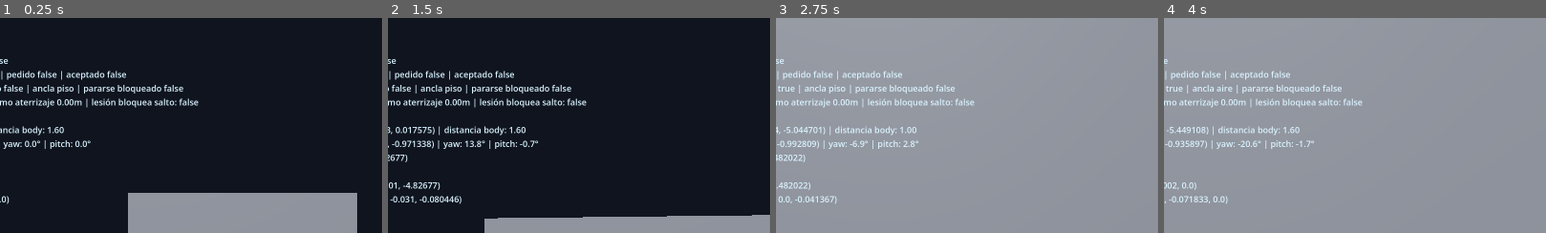
Above: before the commit, frames 1-4 (left to right).
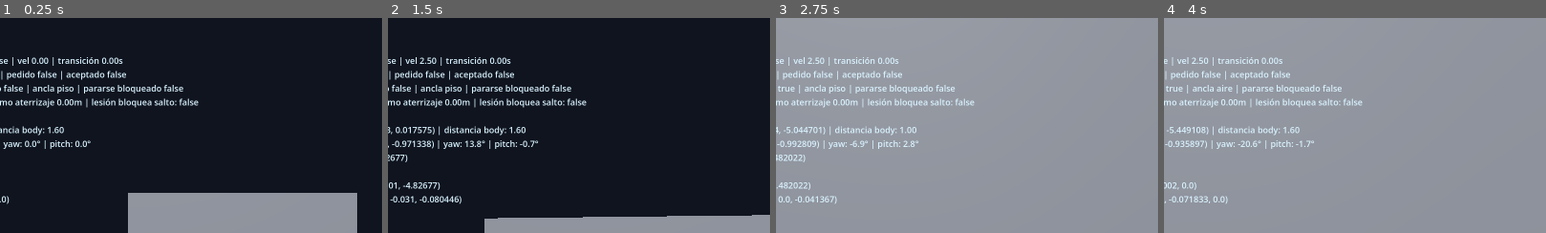
Above: after the commit, the same moments.

Repository: ElVerdulero2001/tun-tun-tun-sahur-el-juego-copia-de-Peripeteia-
Game: Godot game, scene res://scenes/test/v3_h0_lab.tscn
Two runs of this game, one before a commit and one after it. Both use one fixed random seed, a clock stepped at 60 frames per second and the inputs below. This scene is started directly instead of the project's main scene.
Inputs (mouse positions are % of the whole screen's width and height, from its top left):
- Up to frame 1 (0.25 s): no input
- Up to frame 2 (1.5 s): tap Enter at 0.5 s; move the mouse to (55, 50) at 0.52 s; hold Ctrl (crouch) 0.53-1.28 s; hold W (move_forward) from 0.53 s (still down); click (55, 50) at 0.67 s; tap Space (jump) at 0.77 s; move the mouse to (45, 50) at 1.27 s; tap Ctrl (crouch) at 1.35 s
- Up to frame 3 (2.75 s): keep holding W (move_forward); tap Space (jump) at 1.52 s; move the mouse to (52, 48) at 2.02 s; hold E (interactuar) from 2.03 s (still down); tap Ctrl (crouch) at 2.3 s
- Up to frame 4 (4 s): keep holding W (move_forward); move the mouse to (49, 52) at 2.77 s; release E (interactuar) at 2.78 s; tap R (rotar_item) at 2.85 s; click (49, 52) at 2.92 s; tap Space (jump) at 3.02, 3.77 s; tap Ctrl (crouch) at 3.05, 3.8 s; move the mouse to (57, 51) at 3.52 s; hold Shift (run) from 3.53 s (still down)
The pictures show only the part of the screen within x 18-68%, y 0-50%; the shares and areas given below are measured in that part.

The runs differ from the first frame. In frame 1, 0.4% of the frame differs, in the area x 3-33%, y 18-23%; in frame 2, 0.4%; in frame 3, 0.4%; in frame 4, 0.4%.

Commit message:
tune(parkour): smooth sprint transitions

Diff:
--- a/scenes/test/v3_h0_smoke_test.gd
+++ b/scenes/test/v3_h0_smoke_test.gd
@@ -50,7 +50,8 @@
 
 	Input.action_press("run")
 	Input.action_press("move_forward")
-	await physics_frame
+	for _frame in 13:
+		await physics_frame
 	assert(h0.last_sprint_active, "H0 lab: Shift debe activar sprint en piso")
 	assert(is_equal_approx(h0.last_desired_horizontal_velocity.length(), h0.sprint_speed), "H0 lab: sprint debe solicitar su velocidad propia")
 
--- a/scripts/player_v2/parkour_v3/h0_core.gd
+++ b/scripts/player_v2/parkour_v3/h0_core.gd
@@ -10,6 +10,7 @@
 @export var walk_speed := 5.0
 @export var crouch_speed := 2.5
 @export var sprint_speed := 8.0
+@export var sprint_transition_duration := 0.2
 @export var sprint_release_air_deceleration := 8.0
 @export var air_control_duration := 0.35
 
@@ -22,7 +23,12 @@
 var wants_crouched := false
 var last_crouch_requested := false
 var last_sprint_active := false
+var last_ground_speed_requested := 0.0
+var last_sprint_transition_remaining := 0.0
 var _was_on_floor := false
+var _ground_speed_transition_from := 0.0
+var _ground_speed_transition_target := -1.0
+var _ground_speed_transition_elapsed := 0.0
 
 
 func _physics_process(delta: float) -> void:
@@ -67,8 +73,7 @@
 		not is_on_floor or not (wants_crouched or is_physically_crouched))
 
 	if is_on_floor:
-		var ground_speed := crouch_speed if wants_crouched or is_physically_crouched else (
-			sprint_speed if last_sprint_active else walk_speed)
+		var ground_speed := _get_ground_speed(direction, wants_crouched or is_physically_crouched, delta)
 		last_desired_horizontal_velocity = direction * ground_speed
 	elif last_air_control_remaining > 0.0:
 		last_desired_horizontal_velocity = _get_air_control_velocity(direction, delta)
@@ -93,3 +98,40 @@
 		# parte de la inercia y se desacelera hacia el control normal.
 		return current_horizontal.move_toward(target_velocity, sprint_release_air_deceleration * delta)
 	return target_velocity
+
+
+func _get_ground_speed(direction: Vector3, is_crouching: bool, delta: float) -> float:
+	if direction.length_squared() <= 0.000001:
+		_ground_speed_transition_from = 0.0
+		_ground_speed_transition_target = 0.0
+		_ground_speed_transition_elapsed = 0.0
+		last_ground_speed_requested = 0.0
+		last_sprint_transition_remaining = 0.0
+		return 0.0
+
+	if is_crouching:
+		# Crouch conserva su cambio inmediato de velocidad y postura.
+		_ground_speed_transition_from = crouch_speed
+		_ground_speed_transition_target = crouch_speed
+		_ground_speed_transition_elapsed = sprint_transition_duration
+		last_ground_speed_requested = crouch_speed
+		last_sprint_transition_remaining = 0.0
+		return crouch_speed
+
+	var target_speed := sprint_speed if last_sprint_active else walk_speed
+	if not is_equal_approx(target_speed, _ground_speed_transition_target):
+		var actual_velocity := last_observed_facts["velocity"] as Vector3
+		_ground_speed_transition_from = Vector2(actual_velocity.x, actual_velocity.z).length()
+		_ground_speed_transition_target = target_speed
+		_ground_speed_transition_elapsed = 0.0
+
+	_ground_speed_transition_elapsed = minf(
+		_ground_speed_transition_elapsed + delta,
+		maxf(sprint_transition_duration, 0.0001))
+	var progress := _ground_speed_transition_elapsed / maxf(sprint_transition_duration, 0.0001)
+	last_ground_speed_requested = lerpf(
+		_ground_speed_transition_from,
+		_ground_speed_transition_target,
+		progress)
+	last_sprint_transition_remaining = maxf(sprint_transition_duration - _ground_speed_transition_elapsed, 0.0)
+	return last_ground_speed_requested
--- a/scripts/player_v2/parkour_v3/v3_h0_debug_overlay.gd
+++ b/scripts/player_v2/parkour_v3/v3_h0_debug_overlay.gd
@@ -19,7 +19,7 @@
 	text = (
 		"V3 H0 — laboratorio\n"
 		+ "input crudo: %s\n" % input_source.movement_axis
-		+ "sprint: input %s | aplicado %s\n" % [input_source.sprint_active, h0.last_sprint_active]
+		+ "sprint: input %s | aplicado %s | vel %.2f | transición %.2fs\n" % [input_source.sprint_active, h0.last_sprint_active, h0.last_ground_speed_requested, h0.last_sprint_transition_remaining]
 		+ "salto: intención sostenida %s | pedido %s | aceptado %s\n" % [input_source.jump_pressed, h0.last_jump_requested, facts["jump_accepted"]]
 		+ "agachado: deseado %s | físico %s | ancla %s | pararse bloqueado %s\n" % [h0.wants_crouched, facts["is_crouched"], facts["crouch_anchor"], facts["stand_request_blocked"]]
 		+ "caída: tramo actual %.2fm | último aterrizaje %.2fm | lesión bloquea salto: %s\n" % [facts["fall_distance_in_current_airtime"], facts["last_landing_fall_distance"], fall_damage_state.jump_is_penalized]
Not shown, changed: docs/parkour/v3_h0_laboratorio_mapa_tecnico.md
Not shown, changed: docs/parkour/v3_h0_prototipo_propuesta.md
